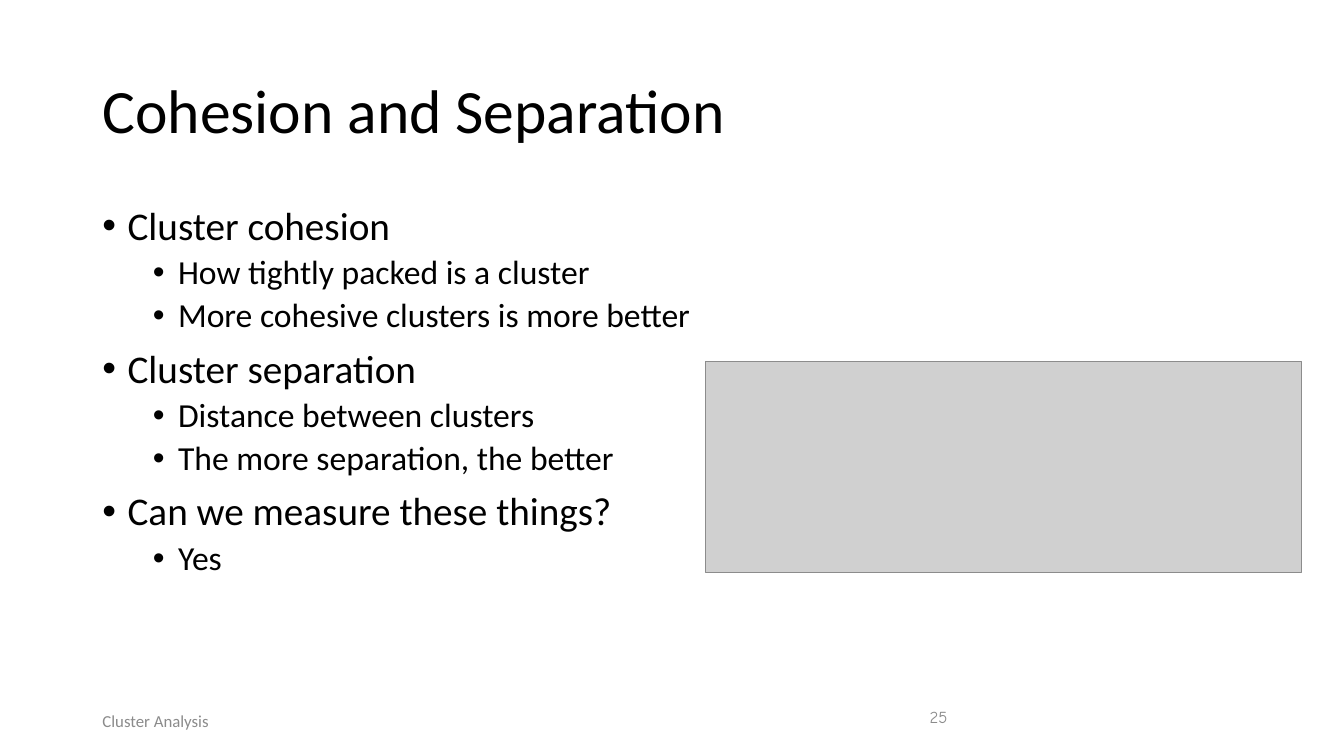
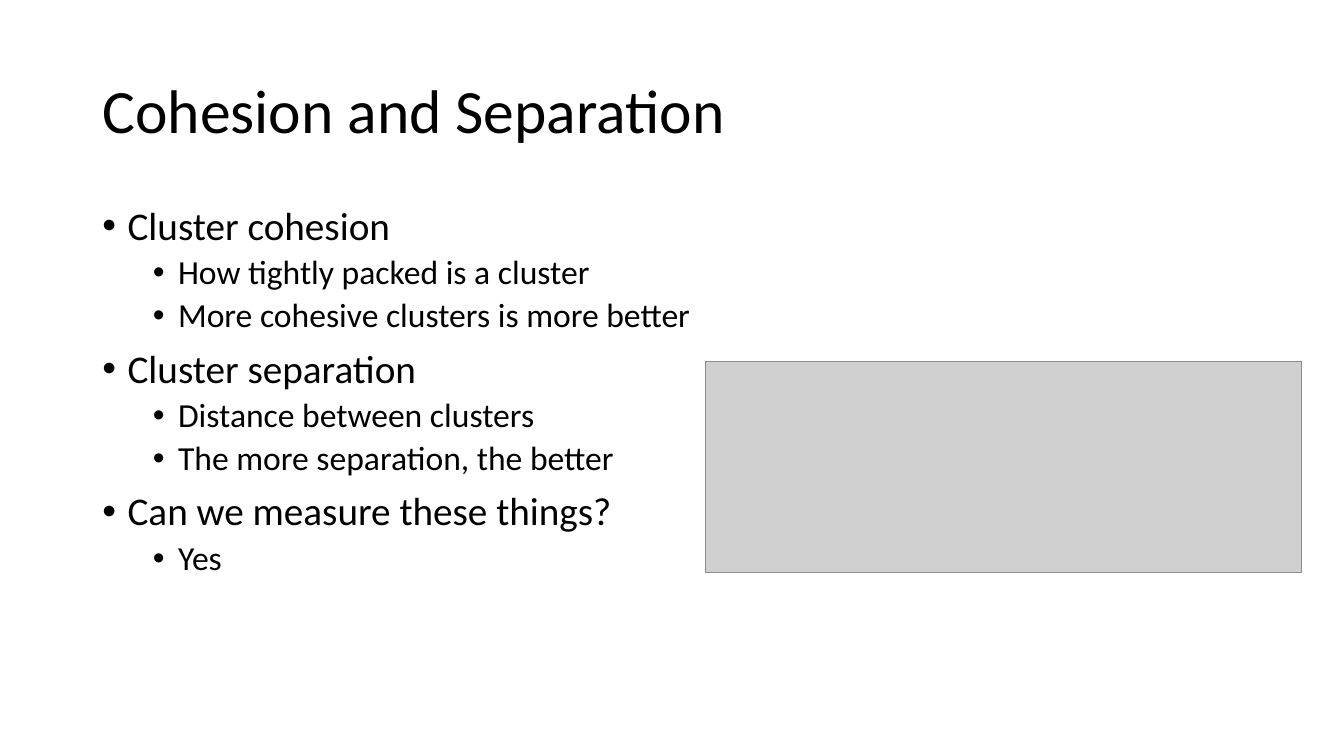
Before and after one commit to mathphysmx/teaching-ml, a slide deck: slide 25 of slides/04_ML_K-Means.pptx. Drawn at 1344x756 pixels with LibreOffice and Linux fonts; fonts in the diff are those of the drawing; grey boxes stand for pictures. Boxes give left, top, right and bottom in pixels: in the first picture for what was removed or moved away, otherwise in the second. Text is boxed around its words. In the diff, an @@ line names an element or a change of style, - is before the commit and + after.

```diff
--- a/slides/04_ML_K-Means.pptx
+++ b/slides/04_ML_K-Means.pptx
@@ text removed at box(102, 715, 209, 730) @@
-Cluster Analysis
@@ page number removed at box(930, 712, 948, 723) @@
-25
```
Also in this commit, not shown: 4 other slides changed, 1 slide added, 2 other files.
